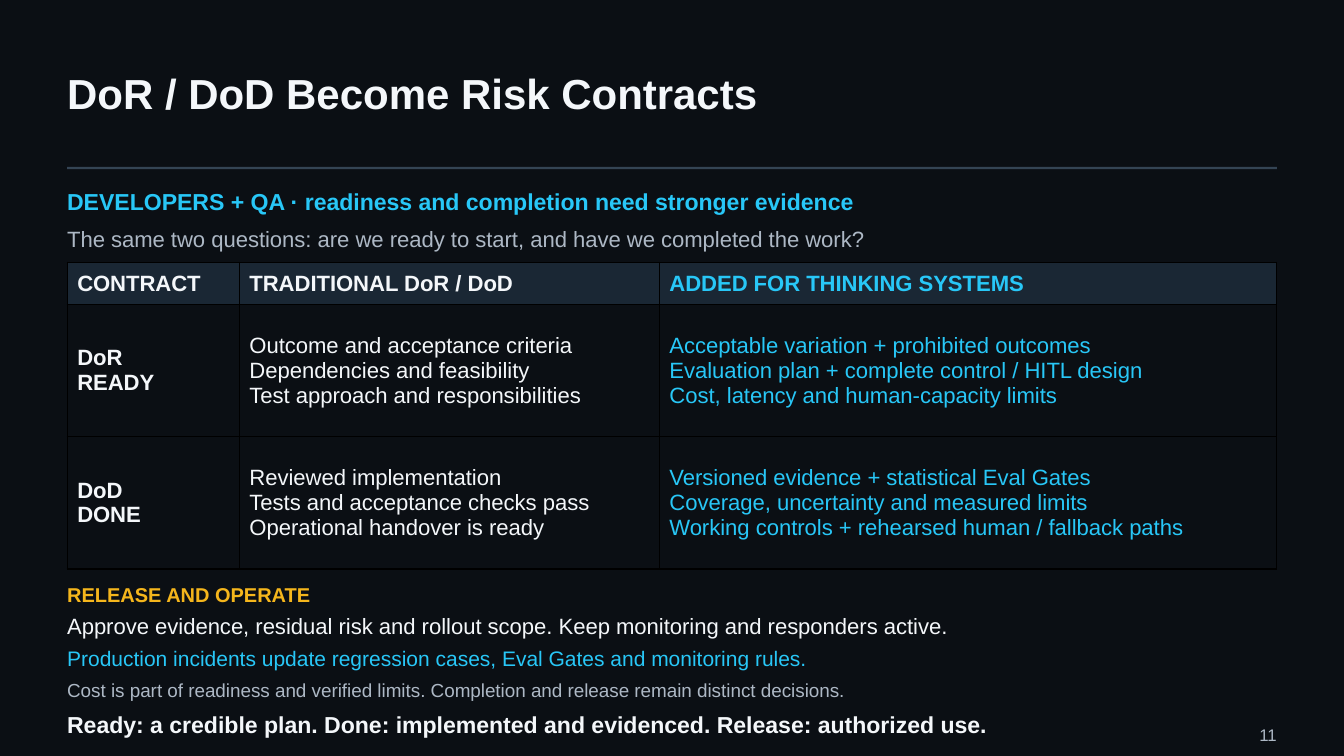
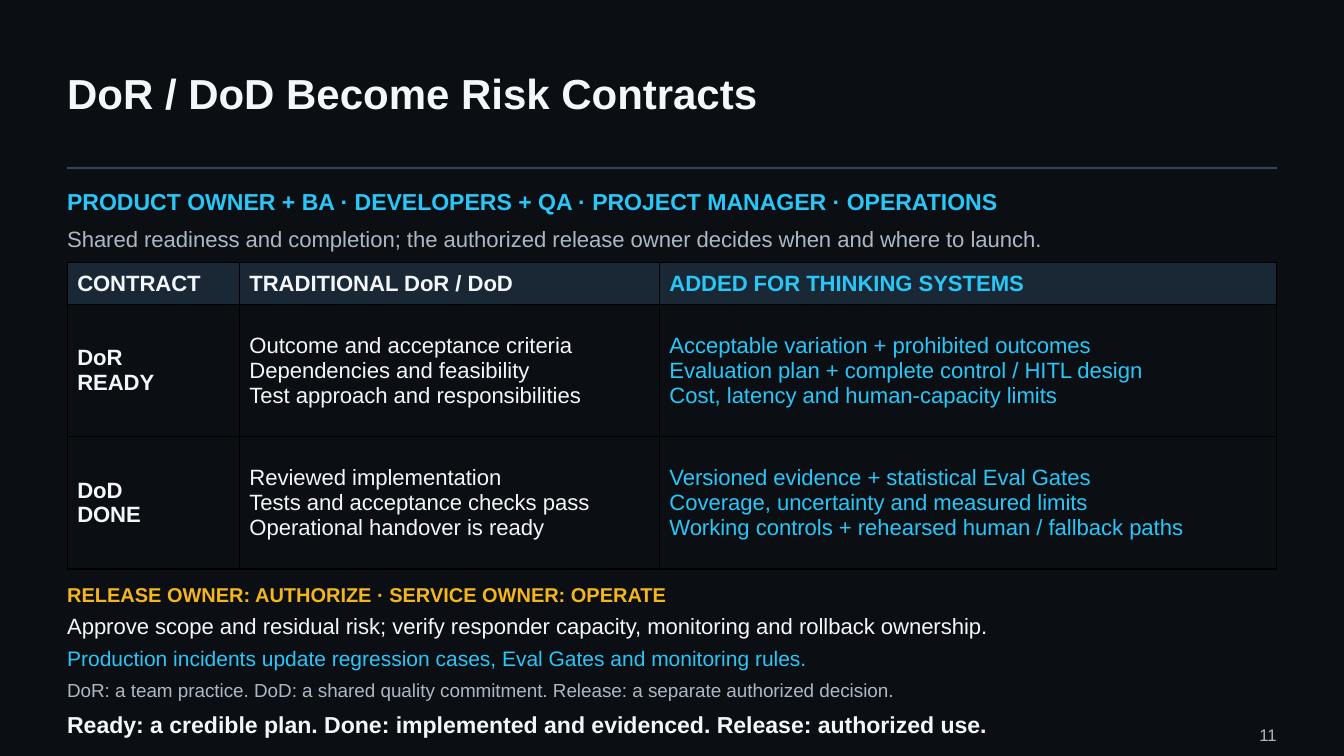
Before and after one commit to UncertaintyArchitectureGroup/uncertainty-architecture, a slide deck: slide 11 of assets/presentations/pmday-2026/ai-changes-both-sides.pptx. Drawn at 1344x756 pixels with LibreOffice and Linux fonts; fonts in the diff are those of the drawing. Boxes give left, top, right and bottom in pixels: in the first picture for what was removed or moved away, otherwise in the second. Text is boxed around its words. In the diff, an @@ line names an element or a change of style, - is before the commit and + after.

Commit message:
Refine PMDay narrative and shared role responsibilities

```diff
--- a/assets/presentations/pmday-2026/ai-changes-both-sides.pptx
+++ b/assets/presentations/pmday-2026/ai-changes-both-sides.pptx
@@ text at (67,194,997,215): text changed @@
-DEVELOPERS + QA · readiness and completion need stronger evidence
+PRODUCT OWNER + BA · DEVELOPERS + QA · PROJECT MANAGER · OPERATIONS
@@ text at (67,231,1042,252): text changed @@
-The same two questions: are we ready to start, and have we completed the work?
+Shared readiness and completion; the authorized release owner decides when and where to launch.
@@ text at (67,588,666,603): text changed @@
-RELEASE AND OPERATE
+RELEASE OWNER: AUTHORIZE · SERVICE OWNER: OPERATE
@@ text at (67,618,987,639): text changed @@
-Approve evidence, residual risk and rollout scope. Keep monitoring and responders active.
+Approve scope and residual risk; verify responder capacity, monitoring and rollback ownership.
@@ text at (67,683,893,701): text changed @@
-Cost is part of readiness and verified limits. Completion and release remain distinct decisions.
+DoR: a team practice. DoD: a shared quality commitment. Release: a separate authorized decision.
```
Also in this commit, not shown: 6 other slides changed, 8 other files.
